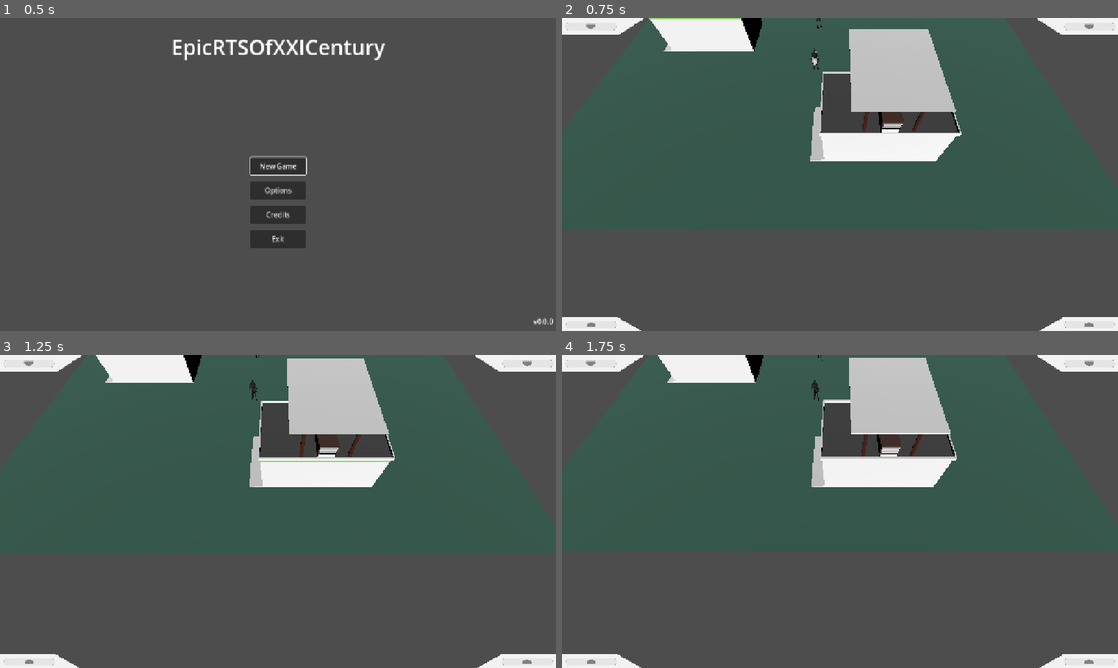
Above: before the commit, frames 1-4 (two rows, left to right).
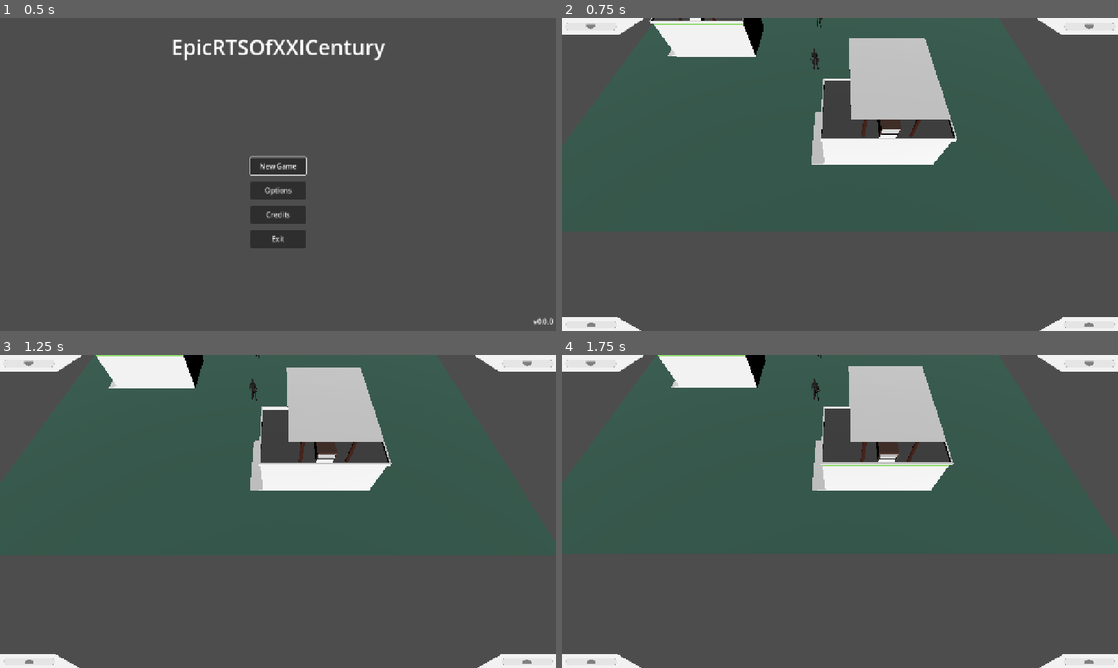
Above: after the commit, the same moments.

Repository: andrijzyn/The-Undefinders
Game: Godot game, scene res://addons/maaacks_game_template/base/scenes/menus/main_menu/main_menu.tscn
Same seed, same stepped clock (60 frames per second), same inputs: the game is played once before the commit and once after it.
Inputs (mouse positions are in pixels of both pictures, inside the frame that each line leads up to):
- Up to frame 1 (0.5 s): no input
- Up to frame 2 (0.75 s): click "New Game" at 0.5 s
- Up to frame 3 (1.25 s): no input
- Up to frame 4 (1.75 s): tap Enter (ui_accept) at 1.25, 1.52 s; move the mouse to (962, 495) at 1.27 s; hold Right (ui_right) from 1.28 s (still down); tap S (ABORT) at 1.35 s; click (962, 495) at 1.42 s; right-click (962, 495) at 1.55 s

Frame 1 is identical in both runs. In frame 2, 3.0% of the frame differs, in the area x 15-72%, y 0-47%; in frame 3, 2.7%; in frame 4, 2.9%.
Error after the commit: Parse Error: Could not resolve super class inheritance from "AttackUnit". (res://entities/Units/USA/Infantry/Soldier/soldier.gd:1)

Commit message:
Revert reverted changes with additional fixes

Diff:
--- a/app/main_scene.tscn
+++ b/app/main_scene.tscn
@@ -22,6 +22,7 @@
 transform = Transform3D(1, 0, 0, 0, -0.873772, 0.486335, 0, -0.486335, -0.873772, 0, 9.89356, -15.9748)
 
 [node name="NavigationRegion3D" type="NavigationRegion3D" parent="."]
+transform = Transform3D(1, 0, 0, 0, 1, 0, 0, 0, 1, 0, -0.5, 0)
 navigation_mesh = SubResource("NavigationMesh_beipy")
 
 [node name="Ground" parent="NavigationRegion3D" instance=ExtResource("2_hvjiq")]
@@ -38,6 +39,7 @@
 [node name="RTS_UI" parent="." instance=ExtResource("5_pqs64")]
 
 [node name="Soldier2" parent="." instance=ExtResource("5_tnkp6")]
-transform = Transform3D(1, 0, 0, 0, 1, 0, 0, 0, 1, 0.771701, 0, -5.08992)
+transform = Transform3D(1, 0, 0, 0, 1, 0, 0, 0, 1, 0.772, 0, -5.09)
 
 [node name="Soldier" parent="." instance=ExtResource("5_tnkp6")]
+transform = Transform3D(1, 0, 0, 0, 1, 0, 0, 0, 1, 0.772, 0, 1.652)
--- a/shared/AbstractClasses/AttackUnit.gd
+++ b/shared/AbstractClasses/AttackUnit.gd
@@ -50,6 +50,16 @@
 var bullet: PackedScene = preload("res://features/Shells/Bullet/bullet.tscn")
 #var explosion: PackedScene = preload("")
 
+# ----------- Helper Functions ----------
+# Create bullets
+func create_bullets() -> void:
+	var shoot_count = 1 if isSingleShooting else shootsAmount  # Corrected logic with if-else
+	for i in range(shoot_count):
+		var bulletInstance = bullet.instantiate() as Bullet
+		add_child(bulletInstance)
+		bulletInstance.initialize(damage, penetrationRate, splashRadius, accuracy, ignoreCover)
+		bulletInstance.sender = self
+		bulletInstance.global_transform = firePoint.global_transform
 
 func _ready():
 	super._ready()
@@ -83,11 +93,73 @@
 		# Проверяем, нужно ли повернуться к цели
 		if not is_facing_target(targetLocation):
 			MovementOrderHandler.handleRotateOrder(self, targetLocation)
-	# Если атака активна и поворот завершён — стреляем
+			currentAttackGoal = RaycastHandler.getRaycastResult(mainCamera)
+			print(currentAttackGoal)
+			isAttacking = true
+			mainCamera.toggleReadyAttack()
+		elif isSelected and  (Input.is_action_just_pressed("ABORT") or Input.is_action_just_pressed("CONTEXT")):
+			currentAttackGoal = null
+			mainCamera.isReadytoAttack = false
+			isAttacking = false
+		# Если цель изменила позицию и юнит уже атакует — проверяем, нужно ли повернуться
+		if isAttacking and not isRotating and currentAttackGoal and is_instance_valid(currentAttackGoal):
+			var targetLocation = currentAttackGoal.global_position
+			# Проверяем, нужно ли повернуться к цели
+			if not is_facing_target(targetLocation):
+				MovementOrderHandler.handleRotateOrder(self, targetLocation)
+		# Если атака активна и поворот завершён — стреляем
+		if isAttacking and not isRotating:
+			shoot()
+# Rotate towards the target
+func rotate_towards_target(targetLocation: Vector3) -> void:
+	if not is_facing_target(targetLocation):
+		MovementOrderHandler.handleRotateOrder(self, targetLocation)
+
+# ----------- Main Process ----------
+func _process(delta: float) -> void:
+	super._process(delta)
+
+	if Input.is_action_just_pressed("ABORT"):
+		stop_attack()
+
+	if Input.is_action_just_pressed("CONTEXT") and mainCamera.isReadytoAttack and isSelected:
+		start_attack()
+
 	if isAttacking and not isRotating:
-		shoot()
-
-# Функция проверки, смотрит ли юнит на цель
+		if currentAttackGoal and is_instance_valid(currentAttackGoal):
+			var targetLocation = currentAttackGoal.global_position
+			rotate_towards_target(targetLocation)
+			shoot()
+
+# ----------- Attack Handling ----------
+func start_attack() -> void:
+	var targetLocation = RaycastHandler.getRaycastResultPosition(mainCamera)
+	MovementOrderHandler.handleRotateOrder(self, targetLocation)
+	currentAttackGoal = RaycastHandler.getRaycastResult(mainCamera)
+	isAttacking = true
+	mainCamera.toggleReadyAttack()
+
+func stop_attack() -> void:
+	currentAttackGoal = null
+	mainCamera.isReadytoAttack = false
+	isAttacking = false
+
+# ----------- Shooting ----------
+func shoot() -> void:
+	if currentAttackGoal and is_instance_valid(currentAttackGoal):
+		if canShoot:
+			canShoot = false
+			create_bullets()
+
+			if not isSingleShooting:
+				await get_tree().create_timer(fireRate).timeout
+
+			await get_tree().create_timer(reloadTime).timeout
+			canShoot = true
+		else:
+			isAttacking = false
+
+# ----------- Helper for facing target ----------
 func is_facing_target(targetLocation: Vector3) -> bool:
 	var direction_to_target = (targetLocation - global_position).normalized()
 	direction_to_target.y = 0
--- a/shared/AbstractClasses/MovableUnit.gd
+++ b/shared/AbstractClasses/MovableUnit.gd
@@ -94,13 +94,23 @@
 		elif node.isRotating:
 			keep_rotating(node, delta)
 
+	## Вычисляет минимальную разницу между двумя углами в радианах.[br]
+	## Гарантирует, что разница всегда находится в диапазоне [0, 2π].[br]
+	## [param a: float] - первый угол в радианах[br]
+	## [param b: float] - второй угол в радианах[br]
+	## [return float] - минимальная разница между углами в радианах[br]
+	## [method angle_diff]
+
+	static func angle_diff(a: float, b: float) -> float:
+		return fmod(abs(fmod(a - b + PI, 2 * PI) - PI), 2 * PI)
+
+
 	## Плавно поворачивает юнит в направлении целевого угла[br]
 	## [param node: MovableUnit] - юнит, который должен продолжить поворот[br]
 	## [method MovementContinuator.keep_rotating]
 	static func keep_rotating(node: MovableUnit, delta: float):
-		if Utils.angle_diff(node.rotation.y, node.target_angle) > node.threshold:
-			node.rotation.y = lerp_angle(node.rotation.y, node.target_angle, node.rotation_speed * delta)
-		else:
+		node.rotation.y = lerp_angle(node.rotation.y, node.target_angle, node.rotation_speed * delta)
+		if angle_diff(node.rotation.y, node.target_angle) < 0.05:
 			node.isRotating = false
 
 	## Обрабатывает движение юнита к следующей точке маршрута[br]
@@ -116,8 +126,7 @@
 			if node.currentPath < node.currentPaths.size() - 1:
 				node.currentPath += 1
 			elif node.waypointQueue.size() > 1:
-				if node.waypointQueue.size() > 0:
-					node.waypointQueue.remove_at(0)
+				node.waypointQueue.remove_at(0)
 				node.velocity = Vector3.ZERO
 				PathHandler.newPath(node)
 			else:
@@ -128,12 +137,14 @@
 					node.collider.disabled = false
 					node.reached_exit.emit()
 
+
 	## Обрабатывает движение юнита по маршруту патрулирования[br]
 	## [param node: MovableUnit] - юнит, который должен продолжить патрулирование[br]
 	## [method MovementContinuator.keep_patrolling]
 	static func keep_patrolling(node: MovableUnit, delta: float):
 		var next_position = node.currentPaths[node.currentPath] - node.global_position
-		node.rotate_by_position(delta, next_position)
+		if not node.isRotating:
+			node.rotate_by_position(delta, next_position)
 		node.velocity = node.velocity.lerp(next_position.normalized() * node.speed, delta)
 
 		if next_position.length_squared() < 1.0:
@@ -168,12 +179,13 @@
 	## [param node: MovableUnit] - юнит, который должен начать поворот[br]
 	## [method OrderHandler.handleRotateOrder]
 	static func handleRotateOrder(node: MovableUnit, targetLocation: Vector3) -> void:
-		var direction = (targetLocation - node.global_position).normalized()
-		handleAbortOrder(node)
-		direction.y = 0
+		var direction = Vector3(targetLocation.x - node.global_position.x, 0, targetLocation.z - node.global_position.z).normalized()
 		if direction.length() > 0:
 			node.target_angle = atan2(direction.x, direction.z)
+			if not node.isRotating:
+				handleAbortOrder(node)
 			node.isRotating = true
+
 
 	## Обрабатывает команду перемещения юнита в указанную точку или массив точек(через shift)[br]
 	## [param node: MovableUnit] - юнит, который должен начать двигаться[br]
--- a/shared/UtilityClasses/Utils.gd
+++ b/shared/UtilityClasses/Utils.gd
@@ -1,3 +1 @@
 class_name Utils
-static func angle_diff(a: float, b: float) -> float:
-	return abs(fposmod(a - b + PI, 2 * PI) - PI)
